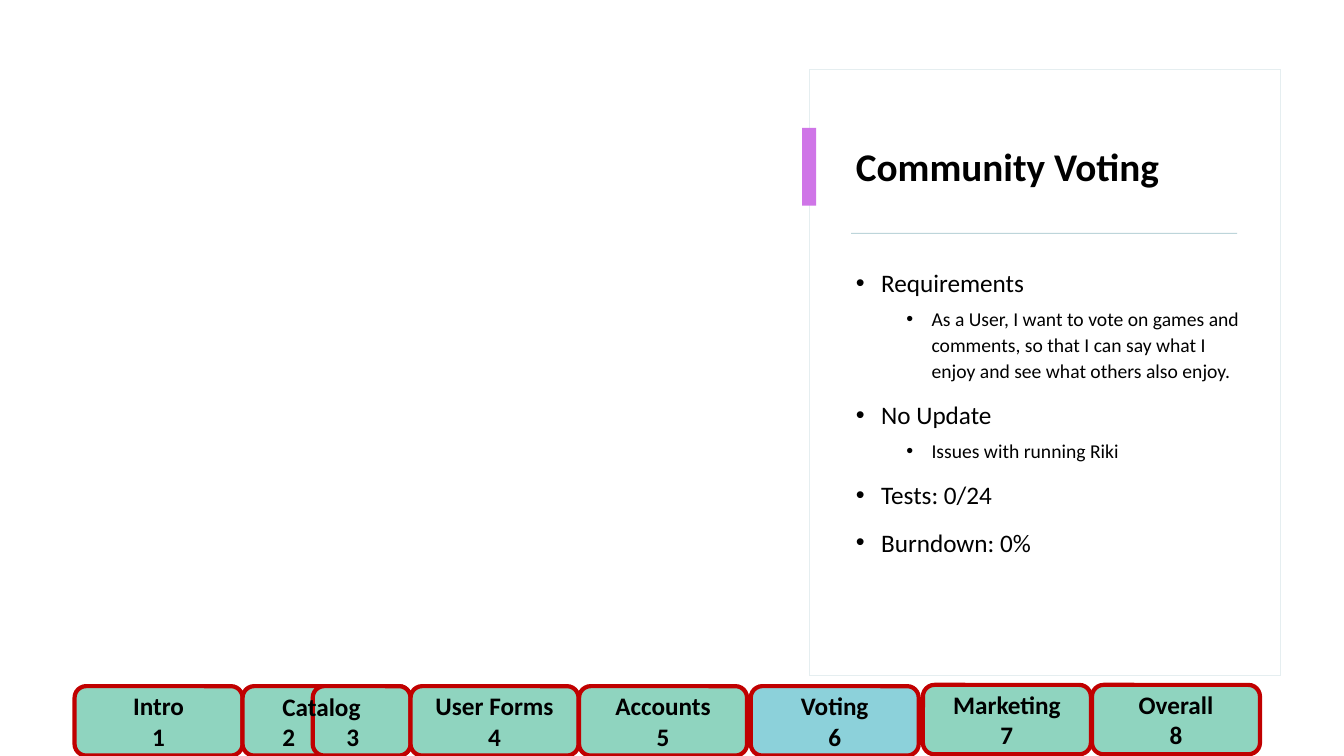
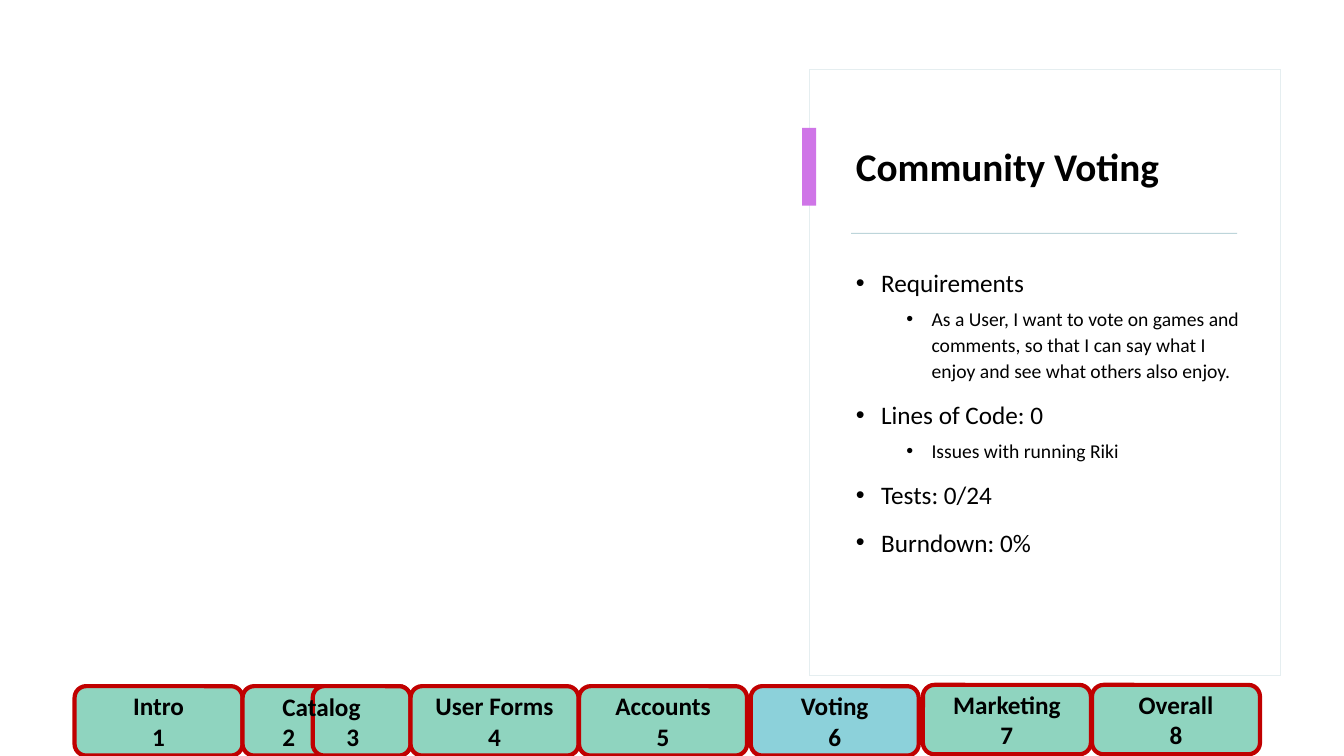
Before and after one commit to FlamingPyro/CSC440-Wiki-Gaming, a slide deck: slide 6 of Presentations/Wiki Gaming week 2.pptx. Drawn at 1344x756 pixels with LibreOffice and Linux fonts; fonts in the diff are those of the drawing; background and template pictures are left out. Boxes give left, top, right and bottom in pixels: in the first picture for what was removed or moved away, otherwise in the second. Text is boxed around its words. In the diff, an @@ line names an element or a change of style, - is before the commit and + after.

```diff
--- a/Presentations/Wiki Gaming week 2.pptx
+++ b/Presentations/Wiki Gaming week 2.pptx
@@ text at (881,406,1043,425): text changed @@
-• No Update
+• Lines of Code: 0
```
Also in this commit, not shown: 2 other slides changed.
